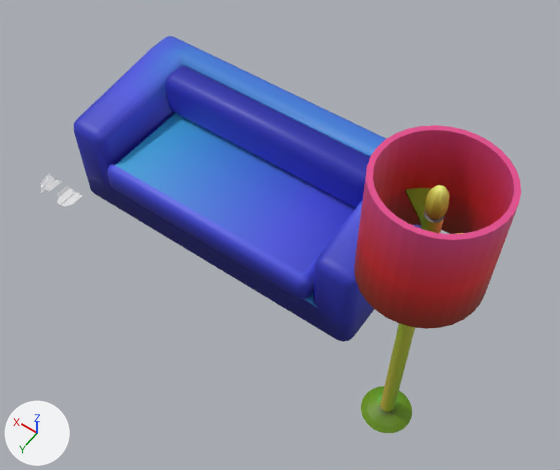
What one commit did to the Blender file Assets/Models/EyeForcz-models.blend.
Both versions are drawn from a 50 mm camera at (-54.5, 26.8, 56.8) aimed at (-32.8, -3.4, 9.2). The lights are fixed; the arrows at lower left show +X, +Y and +Z.

Objects in the first picture: 'Sphere', 'referenceCouch'.
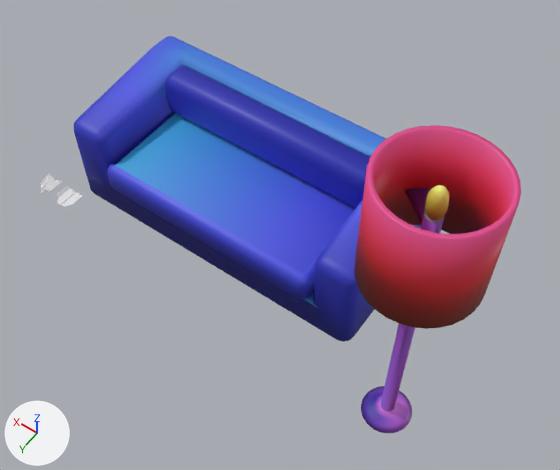
Pixel boxes [x1, y1, x2, y2] of what changed, in the pictures (560 x 470 px):
'Sphere', shading changed, surface changed
    both: [354, 125, 521, 433]
part 1 of me_sphere, shading changed
    both: [354, 125, 521, 329]
part 2 of me_sphere, surface changed (green to purple)
    both: [361, 188, 463, 433]

What the commit changed:
me_sphere has 506 vertices, 482 faces and spans x -4.0..4.0, y -4.0..4.0, z 0.0..27.0.
me_sphere is used by ob_sphere; location (-45.62, 0.0, -0.03).
me_sphere part 1: all faces are now shaded smooth (482 of 482 changed).
me_sphere part 2: texture (UV) coordinates of 225 of 482 faces, centred in x -3.6..3.3, y -3.3..3.6, z 0.0..23.2, changed; they spanned u 0.07..0.18, v 0.63..0.87 and now span u 0.32..0.37, v 0.63..0.87.
